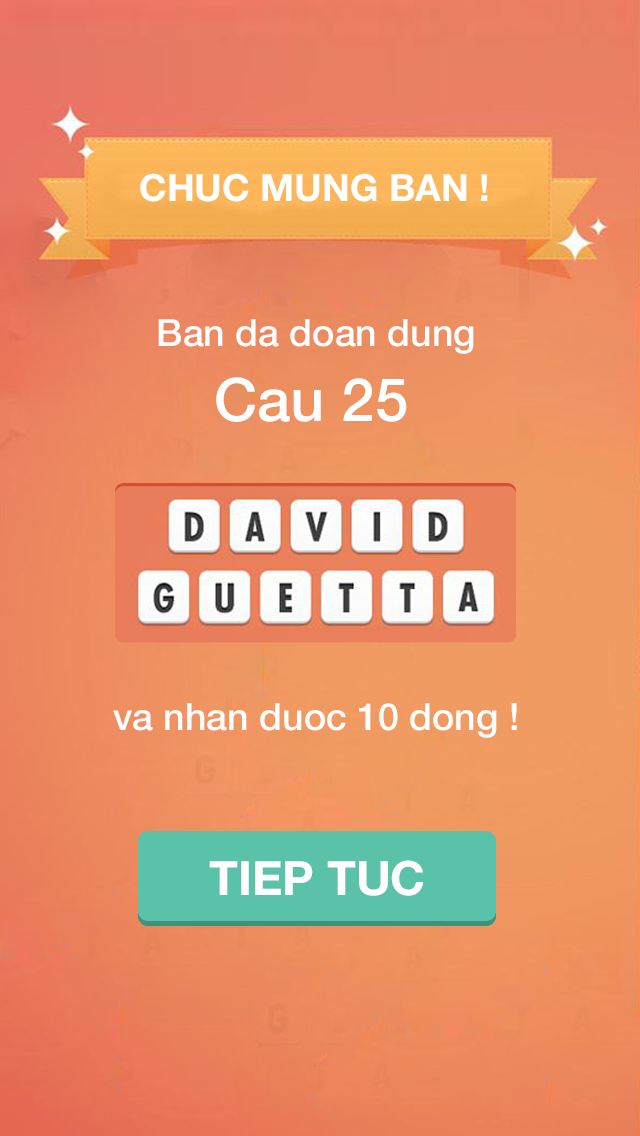
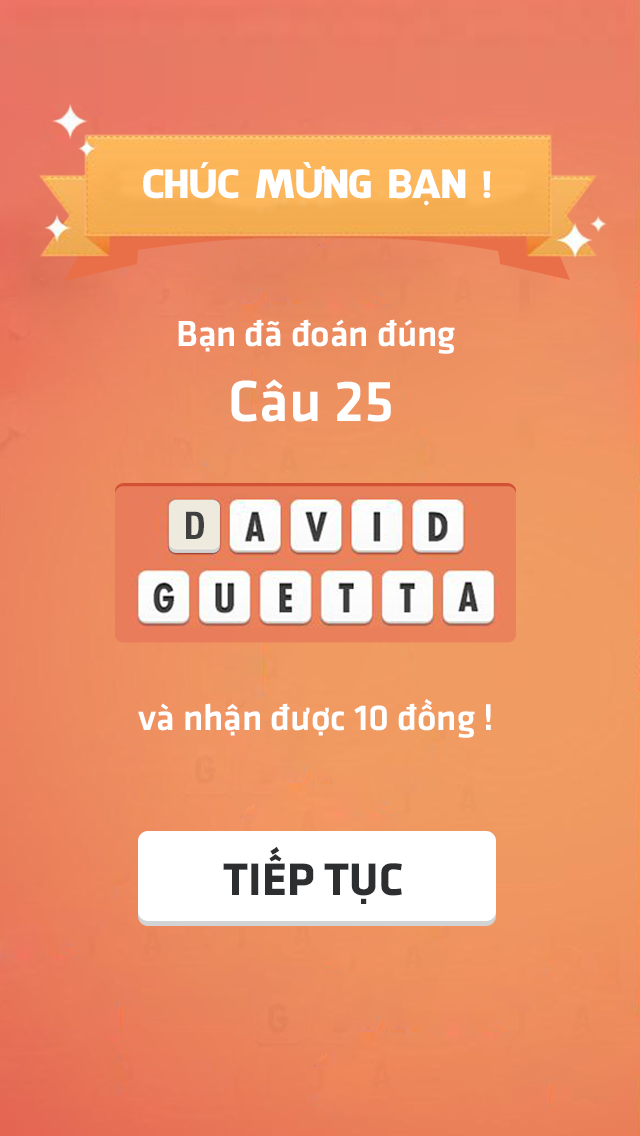
Two versions of the same layered image (640x1136). Layer-by-layer changes:
added group "Chuc mung" with 4 layers above "Continue" over (35, 103, 610, 281)
added layer "CHÚC MỪNG BẠN !" in group "Chuc mung" over (143, 162, 491, 206)
hid "CHUC MUNG BAN !", moved it into group "Chuc mung", painted on it over (140, 170, 493, 202)
added layer "Layer 1" in group "Chuc mung" over (35, 103, 610, 261)
added layer "Shape 2" in group "Chuc mung" over (64, 187, 570, 281)
renamed "va nhan duoc 10 dong !" to "và nhận được 10 đồng !", painted on it over (113, 699, 517, 738)
renamed "Ban da doan dung" to "Bạn đã đoán đúng", painted on it over (158, 319, 474, 354)
renamed "Cau 25" to "Câu 25", painted on it over (216, 377, 407, 422)
added group "btn" (1st of 3, in "Continue" › "Dap An") with 2 layers in group "Dap An" over (169, 500, 220, 553)
added layer "D" in group "btn" over (186, 511, 204, 539)
added layer "btn" (2nd of 3, in "Continue" › "Dap An" › "btn") in group "btn" over (169, 500, 220, 553)
showed group "normal" (4 layers) over (138, 831, 496, 926)
renamed "TIEP TUC" to "TIẾP TỤC", painted on it over (209, 846, 424, 904)
hid group "active" (4 layers) over (138, 831, 496, 926)
renamed "TIEP TUC" to "TIẾP TỤC", painted on it over (209, 846, 424, 904)
removed layer "bg" from group "Continue" over (26, 103, 617, 926)
added layer "bg copy" over (26, 103, 617, 926)
